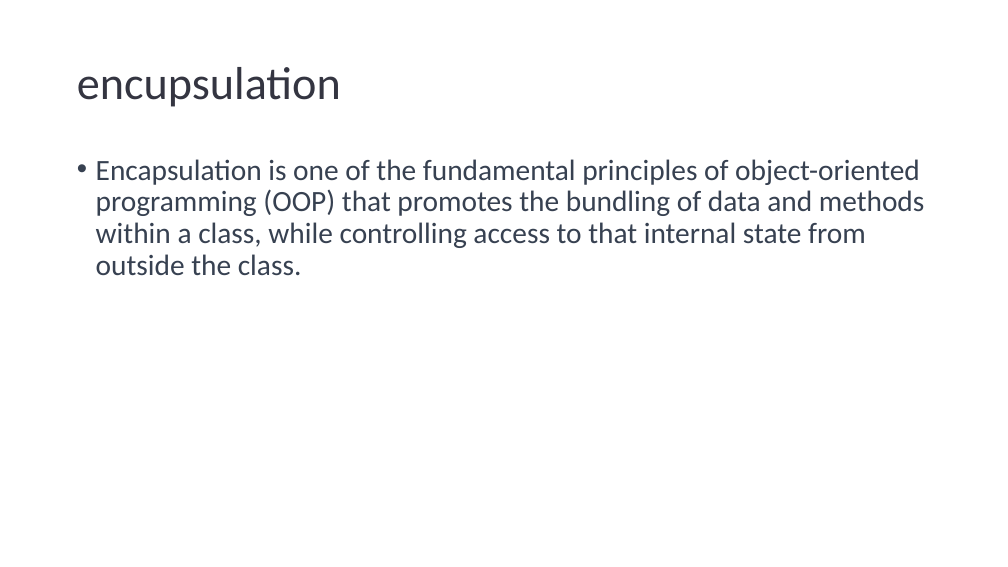
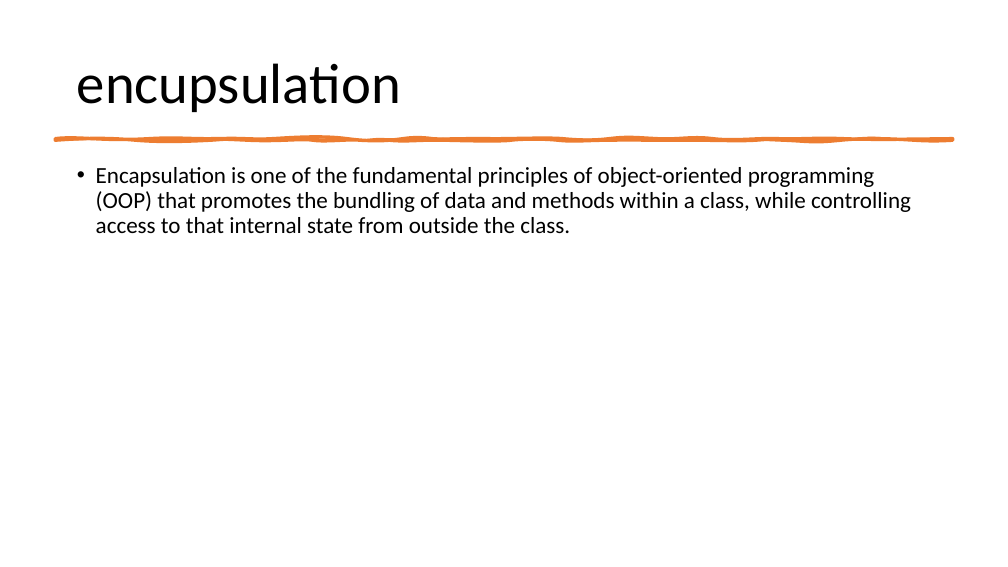
Before and after one commit to 1shaked/full-stack, a slide deck: slide 15 of 22ass/OOP.pptx. Drawn at 1008x567 pixels with LibreOffice and Linux fonts; fonts in the diff are those of the drawing. Boxes give left, top, right and bottom in pixels: in the first picture for what was removed or moved away, otherwise in the second. Text is boxed around its words. In the diff, an @@ line names an element or a change of style, - is before the commit and + after.

```diff
--- a/22ass/OOP.pptx
+++ b/22ass/OOP.pptx
@@ title "encupsulation" at [77,63,401,112]: size 44 to 54 pt, text colour #343541 to #000000 @@
@@ freeform shape added at [55,138,953,140], fill #ED7D31, outline #ED7D31 3.25 pt @@
@@ text "Encapsulation is one of the ...": place and size @@
-text "Encapsulation is one of the ..." at [96,159,925,275]
+text "Encapsulation is one of the ..." at [96,167,911,233]
@@ text "Encapsulation is one of the ..." at [96,167,911,233]: size 28 to 22 pt, text colour #374151 to #000000 @@
```
Also in this commit, not shown: 38 other slides changed, 1 slide added, 1 slide removed, 3 other files.
